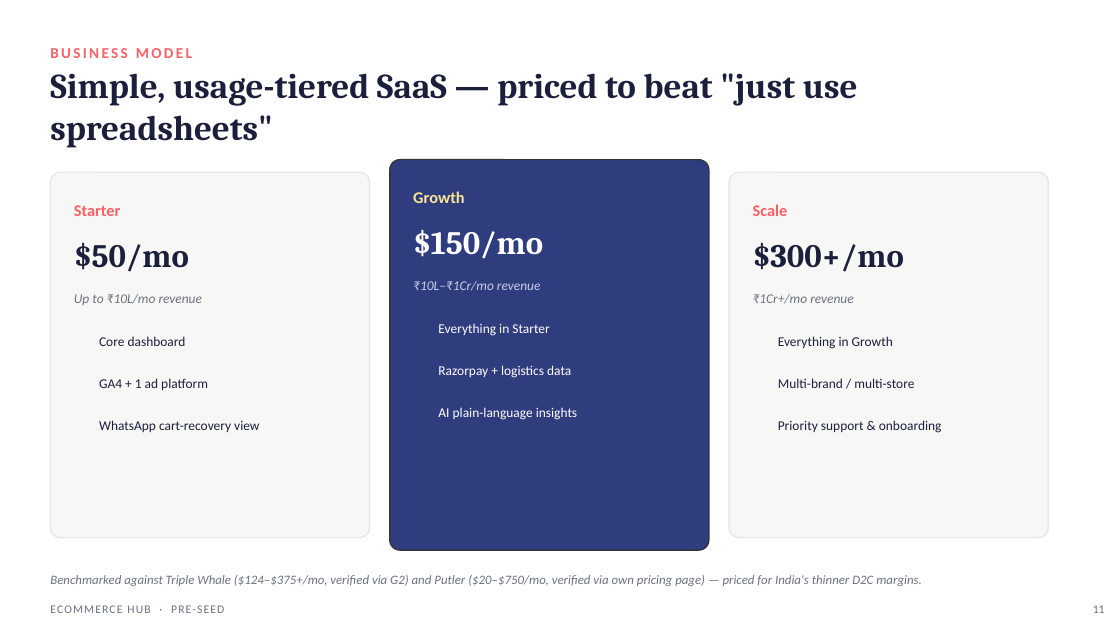
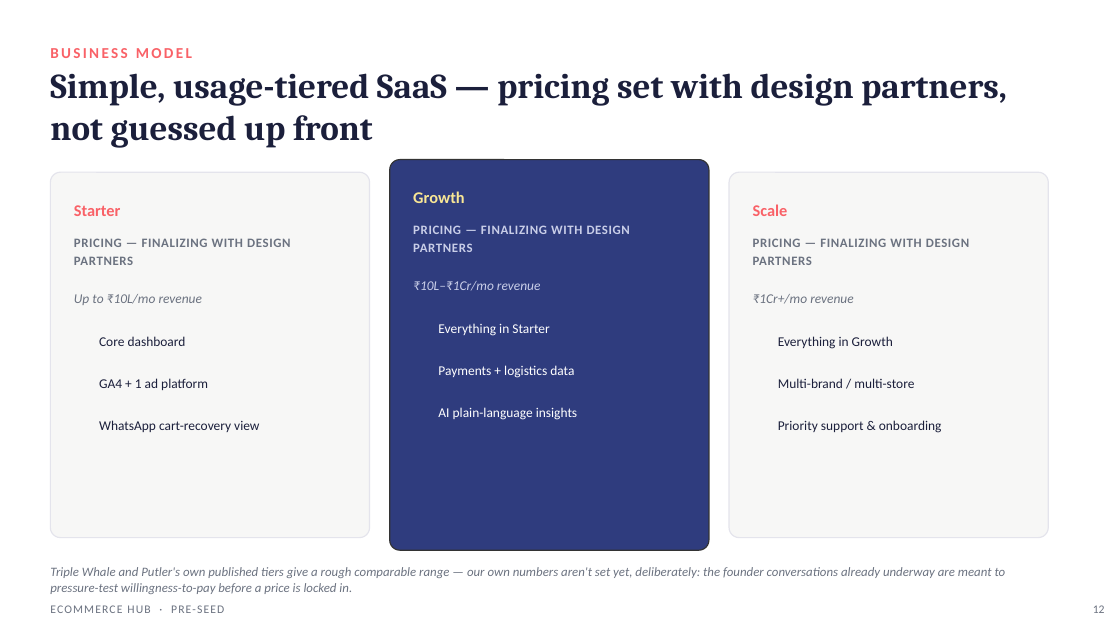
Before and after one commit to rupaparapriyam/priyam-ka-patora, a slide deck: slide 12 of A priyam ka patora/Startup Ideas/03 - Ecommerce Hub/Ecommerce_Hub_PreSeed_Deck.pptx (slide 11 before the commit). Drawn at 1120x630 pixels with LibreOffice and Linux fonts; fonts in the diff are those of the drawing; background and template pictures are left out. Boxes give left, top, right and bottom in pixels: in the first picture for what was removed or moved away, otherwise in the second. Text is boxed around its words. In the diff, an @@ line names an element or a change of style, - is before the commit and + after.

Commit message:
Remove product pricing, add consolidation value-prop (one dashboard vs 10 tools)

```diff
--- a/A priyam ka patora/Startup Ideas/03 - Ecommerce Hub/Ecommerce_Hub_PreSeed_Deck.pptx
+++ b/A priyam ka patora/Startup Ideas/03 - Ecommerce Hub/Ecommerce_Hub_PreSeed_Deck.pptx
@@ text at [50,73,1007,148]: text changed @@
-Simple, usage-tiered SaaS — priced to beat "just use spreadsheets"
+Simple, usage-tiered SaaS — pricing set with design partners, not guessed up front
@@ text at [74,238,290,265]: text changed; size 28 to 11 pt; font Cambria to Calibri; text colour #1B1F3B to #6B7280 @@
-$50/mo
+PRICING — FINALIZING WITH DESIGN PARTNERS
@@ text at [413,225,630,252]: text changed; size 28 to 11 pt; font Cambria to Calibri; text colour #FFFFFF to #C9CEE8 @@
-$150/mo
+PRICING — FINALIZING WITH DESIGN PARTNERS
@@ text at [753,238,969,265]: text changed; size 28 to 11 pt; font Cambria to Calibri; text colour #1B1F3B to #6B7280 @@
-$300+/mo
+PRICING — FINALIZING WITH DESIGN PARTNERS
@@ text at [438,365,574,378]: text changed @@
-Razorpay + logistics data
+Payments + logistics data
@@ text at [50,567,1006,594]: text changed @@
-Benchmarked against Triple Whale ($124–$375+/mo, verified via G2) and Putler ($20–$750/mo, verified via own pricing page) — priced for India's thinner D2C margins.
+Triple Whale and Putler's own published tiers give a rough comparable range — our own numbers aren't set yet, deliberately: the founder conversations already underway are meant to pressure-test willingness-to-pay before a price is locked in.
@@ text at [1093,605,1105,613]: text changed @@
-11
+12
```
Also in this commit, not shown: 11 other slides changed, 1 slide added, 2 other files.
